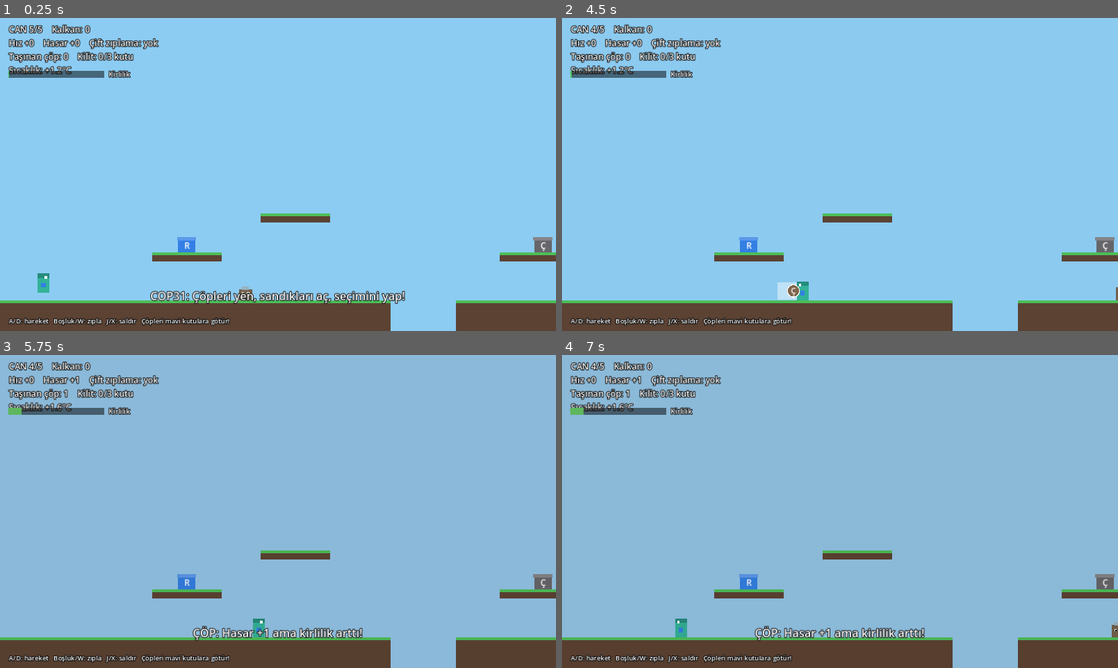
Above: before the commit, frames 1-4 (two rows, left to right).
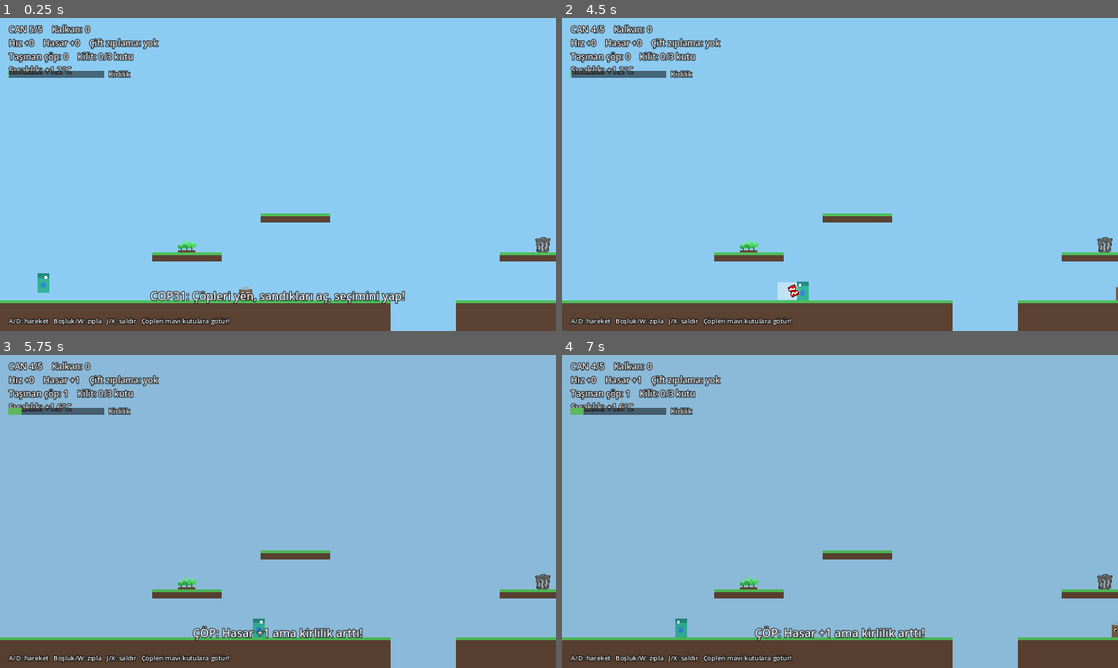
Above: after the commit, the same moments.

Repository: yagmur991/cop
Game: Godot game, scene res://main.tscn
The game is run twice, just before and just after one commit, with the same random seed, the same clock (stepped at 60 frames per second) and the same inputs.
Inputs:
- Up to frame 1 (0.25 s): no input
- Up to frame 2 (4.5 s): tap Enter (ui_accept) at 0.5 s; hold D (right) 0.53-2.03 s; tap Space (jump) at 0.6, 0.77, 1.07, 1.52, 1.55, 1.82, 2.3, 3.02, 3.05, 3.32, 3.6, 3.77, 4.07 s; tap J (attack) at 1.35, 4.35 s; hold A (left) 2.03-2.78 s; tap X at 2.1 s; hold D (right) 2.78-4.28 s; tap Z at 2.85 s; hold A (left) from 4.28 s (still down)
- Up to frame 3 (5.75 s): tap Space (jump) at 4.52, 4.55, 4.82, 5.3 s; release A (left) at 5.03 s; hold D (right) from 5.03 s (still down); tap X at 5.1 s
- Up to frame 4 (7 s): release D (right) at 5.78 s; hold A (left) from 5.78 s (still down); tap Z at 5.85 s; tap Space (jump) at 6.02, 6.05, 6.32, 6.6, 6.77 s

The runs differ from the first frame. In frame 1, 0.3% of the frame differs, in the area x 31-100%, y 70-75%; in frame 2, 0.4%, in the area x 31-100%, y 70-90%; in frame 3, 0.3%; in frame 4, 0.3%.

Commit message:
sprite added

Diff:
--- a/scripts/boss.gd
+++ b/scripts/boss.gd
@@ -6,6 +6,7 @@
 
 const ItemS = preload("res://scripts/item.gd")
 const ProjS = preload("res://scripts/projectile.gd")
+const MIN_HITS := 6   # boss en az bu kadar vuruşta ölür (hasar yükseltmeleri ne olursa olsun)
 
 var boss_id := "plastic"
 var max_hp := 12
@@ -131,7 +132,7 @@
     hit_cd = 0.35
     flash = 0.2
     hits += 1
-    hp -= 1 + int(GameState.upgrades["damage"])
+    hp -= mini(1 + int(GameState.upgrades["damage"]), ceili(float(max_hp) / MIN_HITS))
     if hits % 3 == 0:
         var it := ItemS.new()
         it.kind = "recycle" if randf() < 0.5 else "trash"
--- a/scripts/chest.gd
+++ b/scripts/chest.gd
@@ -5,6 +5,9 @@
 
 var kind := "recycle"   # recycle = güvenli, az item | trash = riskli, çok item
 var opened := false
+var sprite: Sprite2D
+var pending := 0       # saplings from this chest not yet picked up
+var grown := false     # true once all saplings are picked up -> grown tree
 
 
 func _ready() -> void:
@@ -16,26 +19,80 @@
     cs.shape = r
     cs.position = Vector2(0, -16)
     add_child(cs)
+    if kind == "trash":
+        sprite = Sprite2D.new()
+        sprite.texture = preload("res://assets/Sprite-0001-Sheet.png")
+        sprite.scale = Vector2(0.6, 0.6)    # 64x64 -> ~38x38
+        sprite.position = Vector2(0, -19)   # origin is bottom-middle
+        add_child(sprite)
 
 
 func open() -> void:
     if opened:
         return
     opened = true
+    if sprite:
+        sprite.modulate = Color(0.5, 0.5, 0.5)
     queue_redraw()
     var n := 2 if kind == "recycle" else 3
+    if kind == "recycle":
+        pending = n
     for i in n:
         var it := ItemS.new()
         it.kind = kind
+        if kind == "recycle":
+            it.source = self
         it.position = position + Vector2((i - (n - 1) / 2.0) * 32.0, -48)
         get_parent().call_deferred("add_child", it)
 
 
+func item_taken() -> void:
+    pending -= 1
+    if pending <= 0 and not grown:
+        grown = true
+        queue_redraw()
+
+
+func _leaf(base: Vector2, ang: float, length: float, wid: float, col: Color) -> void:
+    var dir := Vector2.from_angle(ang)
+    var nor := dir.orthogonal()
+    var pts := PackedVector2Array()
+    for i in range(0, 9):
+        var u := i / 8.0
+        pts.append(base + dir * length * u + nor * wid * sin(u * PI))
+    for i in range(7, 0, -1):
+        var u := i / 8.0
+        pts.append(base + dir * length * u - nor * wid * sin(u * PI))
+    draw_colored_polygon(pts, col)
+
+
+func _sapling(base: Vector2, k: float, dim: float) -> void:
+    # base = where the stem meets the soil, k = size, dim = 0.0 normal / 0.5 when opened
+    draw_line(base, base + Vector2(0, -13.0 * k), Color(0.25, 0.5, 0.2).darkened(dim), 3.0 * k)
+    _leaf(base + Vector2(0, -7.0 * k), -PI * 0.85, 13.0 * k, 5.0 * k, Color(0.2, 0.7, 0.3).darkened(dim))
+    _leaf(base + Vector2(0, -10.0 * k), -PI * 0.15, 13.0 * k, 5.0 * k, Color(0.3, 0.85, 0.4).darkened(dim))
+    _leaf(base + Vector2(0, -13.0 * k), -PI * 0.5, 12.0 * k, 4.0 * k, Color(0.4, 0.95, 0.5).darkened(dim))
+
+
 func _draw() -> void:
-    var col := Color(0.2, 0.5, 0.9) if kind == "recycle" else Color(0.4, 0.4, 0.42)
-    if opened:
-        col = col.darkened(0.5)
-    draw_rect(Rect2(-20, -32, 40, 32), col)
-    draw_rect(Rect2(-22, -36, 44, 8), col.lightened(0.2))
-    var label := "R" if kind == "recycle" else "Ç"
-    draw_string(ThemeDB.fallback_font, Vector2(-6, -9), label, HORIZONTAL_ALIGNMENT_LEFT, -1, 20, Color.WHITE)
+    if kind == "trash":
+        return   # drawn by the sprite
+    if grown:
+        _tree()
+        return
+    # recycle: a bunch of saplings on a soil bed
+    var dim := 0.5 if opened else 0.0
+    draw_rect(Rect2(-20, -6, 40, 6), Color(0.4, 0.28, 0.2).darkened(dim))
+    _sapling(Vector2(-12, -5), 0.8, dim)
+    _sapling(Vector2(12, -5), 0.9, dim)
+    _sapling(Vector2(0, -5), 1.0, dim)
+
+
+func _tree() -> void:
+    draw_rect(Rect2(-14, -4, 28, 4), Color(0.4, 0.28, 0.2))
+    draw_rect(Rect2(-6, -38, 12, 36), Color(0.42, 0.28, 0.18))
+    draw_rect(Rect2(-6, -38, 4, 36), Color(0.34, 0.22, 0.14))
+    draw_circle(Vector2(-17, -46), 16.0, Color(0.18, 0.55, 0.26))
+    draw_circle(Vector2(17, -46), 16.0, Color(0.18, 0.55, 0.26))
+    draw_circle(Vector2(0, -58), 22.0, Color(0.22, 0.65, 0.3))
+    draw_circle(Vector2(-6, -64), 12.0, Color(0.32, 0.8, 0.4))
--- a/scripts/enemy.gd
+++ b/scripts/enemy.gd
@@ -54,7 +54,7 @@
         return
     dead = true
     var it := ItemS.new()
-    it.kind = "recycle" if randf() < 0.5 else "trash"
+    it.kind = "trash"
     it.position = position + Vector2(0, -10)
     get_parent().call_deferred("add_child", it)
     queue_free()
--- a/scripts/game_state.gd
+++ b/scripts/game_state.gd
@@ -74,16 +74,16 @@
         match pick:
             "double_jump":
                 upgrades["double_jump"] = true
-                text = "GERİ DÖNÜŞÜM: Çift zıplama!"
+                text = "Fidan dikildi: Çift zıplama!"
             "speed":
                 upgrades["speed"] += 1
-                text = "GERİ DÖNÜŞÜM: Hız artışı!"
+                text = "Fidan dikildi: Hız artışı!"
             "shield":
                 upgrades["shield"] += 1
-                text = "GERİ DÖNÜŞÜM: Kalkan (1 hasarı emer)!"
+                text = "Fidan dikildi: Kalkan (1 hasarı emer)!"
             "heal":
                 hp = mini(hp + 1, max_hp)
-                text = "GERİ DÖNÜŞÜM: +1 can!"
+                text = "Fidan dikildi: +1 can!"
     else:
         trash_total += 1
         trash_stock += 1
--- a/scripts/item.gd
+++ b/scripts/item.gd
@@ -3,6 +3,8 @@
 
 var kind := "recycle"
 var t := 0.0
+var source: Node = null   # chest that dropped this sapling (optional)
+var variant := randi() % 2   # trash look: 0 = crushed cola can, 1 = crumpled paper
 
 
 func _ready() -> void:
@@ -19,6 +21,8 @@
 func _on_body(body: Node) -> void:
     if body.is_in_group("player"):
         GameState.apply_item(kind)
+        if is_instance_valid(source) and source.has_method("item_taken"):
+            source.item_taken()
         queue_free()
 
 
@@ -27,10 +31,67 @@
     queue_redraw()
 
 
+func _leaf(base: Vector2, ang: float, length: float, wid: float, col: Color) -> void:
+    var dir := Vector2.from_angle(ang)
+    var nor := dir.orthogonal()
+    var pts := PackedVector2Array()
+    for i in range(0, 9):
+        var u := i / 8.0
+        pts.append(base + dir * length * u + nor * wid * sin(u * PI))
+    for i in range(7, 0, -1):
+        var u := i / 8.0
+        pts.append(base + dir * length * u - nor * wid * sin(u * PI))
+    draw_colored_polygon(pts, col)
+
+
 func _draw() -> void:
     var bob := sin(t * 4.0) * 4.0
-    var col := Color(0.2, 0.8, 0.5) if kind == "recycle" else Color(0.5, 0.4, 0.3)
-    draw_circle(Vector2(0, bob), 14.0, col)
-    draw_arc(Vector2(0, bob), 14.0, 0, TAU, 24, Color.WHITE, 2.0)
-    var letter := "R" if kind == "recycle" else "Ç"
-    draw_string(ThemeDB.fallback_font, Vector2(-6, 6 + bob), letter, HORIZONTAL_ALIGNMENT_LEFT, -1, 18, Color.WHITE)
+    if kind == "recycle":
+        # Sapling: soft glow, soil, stem, three leaves
+        draw_circle(Vector2(0, bob), 16.0, Color(0.6, 1.0, 0.7, 0.22))
+        draw_rect(Rect2(-8, 10 + bob, 16, 4), Color(0.4, 0.28, 0.2))
+        draw_line(Vector2(0, 11 + bob), Vector2(0, -2 + bob), Color(0.25, 0.5, 0.2), 3.0)
+        _leaf(Vector2(0, 4 + bob), -PI * 0.85, 13.0, 5.0, Color(0.2, 0.7, 0.3))
+        _leaf(Vector2(0, 1 + bob), -PI * 0.15, 13.0, 5.0, Color(0.3, 0.85, 0.4))
+        _leaf(Vector2(0, -2 + bob), -PI * 0.5, 12.0, 4.0, Color(0.4, 0.95, 0.5))
+        return
+    draw_circle(Vector2(0, bob), 16.0, Color(1.0, 0.9, 0.7, 0.18))
+    if variant == 0:
+        _draw_can(bob)
+    else:
+        _draw_paper(bob)
+
+
+func _draw_can(bob: float) -> void:
+    draw_set_transform(Vector2(0, bob), -0.45, Vector2.ONE)
+    var body := PackedVector2Array([
+        Vector2(-8, -12), Vector2(8, -12), Vector2(9, -5), Vector2(5, 0), Vector2(9, 6),
+        Vector2(8, 12), Vector2(-8, 12), Vector2(-10, 5), Vector2(-6, 0), Vector2(-9, -4)])
+    draw_colored_polygon(body, Color(0.8, 0.12, 0.12))
+    draw_polyline(PackedVector2Array([Vector2(-8, -4), Vector2(-3, -7), Vector2(2, -2), Vector2(7, -5)]), Color.WHITE, 3.0)
+    draw_polyline(PackedVector2Array([Vector2(-8, 6), Vector2(-3, 3), Vector2(2, 8), Vector2(7, 5)]), Color.WHITE, 3.0)
+    draw_line(Vector2(-6, 0), Vector2(5, 0), Color(0.45, 0.05, 0.05), 2.0)
+    draw_rect(Rect2(-8, -14, 16, 3), Color(0.8, 0.8, 0.84))
+    draw_rect(Rect2(-8, 11, 16, 2), Color(0.65, 0.65, 0.7))
+    draw_circle(Vector2(1, -13), 2.0, Color(0.55, 0.55, 0.6))
+    draw_polyline(body + PackedVector2Array([body[0]]), Color(0.35, 0.04, 0.04), 1.5)
+    draw_set_transform(Vector2.ZERO, 0.0, Vector2.ONE)
+
+
+func _draw_paper(bob: float) -> void:
+    draw_set_transform(Vector2(0, bob), 0.3, Vector2.ONE)
+    var radii := [12.0, 9.5, 13.0, 10.0, 12.5, 9.0, 13.0, 10.5, 12.0, 9.5]
+    var pts := PackedVector2Array()
+    for i in 10:
+        pts.append(Vector2.from_angle(i * TAU / 10.0) * radii[i])
+    draw_colored_polygon(pts, Color(0.94, 0.93, 0.86))
+    draw_colored_polygon(PackedVector2Array([Vector2(2, -1), Vector2(6, 6), Vector2(-4, 7)]), Color(0.8, 0.78, 0.7))
+    draw_colored_polygon(PackedVector2Array([Vector2(-7, -3), Vector2(-2, -8), Vector2(2, -1)]), Color(0.86, 0.85, 0.78))
+    var fold := Color(0.5, 0.48, 0.42)
+    draw_line(Vector2(-6, -3), Vector2(2, -1), fold, 1.2)
+    draw_line(Vector2(2, -1), Vector2(7, -7), fold, 1.2)
+    draw_line(Vector2(-2, -1), Vector2(-4, 7), fold, 1.2)
+    draw_line(Vector2(2, -1), Vector2(5, 6), fold, 1.2)
+    draw_line(Vector2(-8, 3), Vector2(-1, 2), fold, 1.2)
+    draw_polyline(pts + PackedVector2Array([pts[0]]), Color(0.45, 0.43, 0.38), 1.5)
+    draw_set_transform(Vector2.ZERO, 0.0, Vector2.ONE)
--- a/scripts/recycle_bin.gd
+++ b/scripts/recycle_bin.gd
@@ -7,40 +7,44 @@
 var need := 2
 var have := 0
 var done := false
+var sprite: Sprite2D
 
 
 func _ready() -> void:
-    collision_layer = 0
-    collision_mask = 8
-    var cs := CollisionShape2D.new()
-    var r := RectangleShape2D.new()
-    r.size = Vector2(56, 50)
-    cs.shape = r
-    cs.position = Vector2(0, -25)
-    add_child(cs)
+	collision_layer = 0
+	collision_mask = 8
+	var cs := CollisionShape2D.new()
+	var r := RectangleShape2D.new()
+	r.size = Vector2(56, 50)
+	cs.shape = r
+	cs.position = Vector2(0, -25)
+	add_child(cs)
+	sprite = Sprite2D.new()
+	sprite.texture = preload("res://assets/PlasticRecycleBin-Sheet.png")
+	sprite.scale = Vector2(0.4, 0.4)       # 128x160 -> ~51x64
+	sprite.position = Vector2(0, -32)      # origin is bottom-middle
+	add_child(sprite)
 
 
 func _physics_process(_delta: float) -> void:
-    if done or GameState.trash_stock <= 0:
-        return
-    for b in get_overlapping_bodies():
-        if b.is_in_group("player"):
-            var n := mini(GameState.trash_stock, need - have)
-            if n > 0:
-                have += n
-                GameState.deposit(n)
-                queue_redraw()
-                GameState.item_collected.emit("Geri dönüştürüldü! %d/%d (kirlilik düştü)" % [have, need])
-                if have >= need:
-                    done = true
-                    activated.emit()
-            break
+	if done or GameState.trash_stock <= 0:
+		return
+	for b in get_overlapping_bodies():
+		if b.is_in_group("player"):
+			var n := mini(GameState.trash_stock, need - have)
+			if n > 0:
+				have += n
+				GameState.deposit(n)
+				queue_redraw()
+				GameState.item_collected.emit("Geri dönüştürüldü! %d/%d (kirlilik düştü)" % [have, need])
+				if have >= need:
+					done = true
+					sprite.modulate = Color(0.6, 1.0, 0.6)
+					activated.emit()
+			break
 
 
 func _draw() -> void:
-    var col := Color(0.2, 0.8, 0.4) if done else Color(0.2, 0.5, 0.9)
-    draw_rect(Rect2(-28, -50, 56, 50), col)
-    draw_rect(Rect2(-32, -58, 64, 8), col.lightened(0.2))
-    var f := ThemeDB.fallback_font
-    draw_string(f, Vector2(-14, -18), "%d/%d" % [have, need], HORIZONTAL_ALIGNMENT_LEFT, -1, 20, Color.WHITE)
-    draw_string(f, Vector2(-42, -66), "GERİ DÖNÜŞÜM", HORIZONTAL_ALIGNMENT_LEFT, -1, 12, Color.WHITE)
+	var f := ThemeDB.fallback_font
+	draw_string(f, Vector2(-14, -70), "%d/%d" % [have, need], HORIZONTAL_ALIGNMENT_LEFT, -1, 20, Color.WHITE)
+	draw_string(f, Vector2(-42, -88), "GERİ DÖNÜŞÜM", HORIZONTAL_ALIGNMENT_LEFT, -1, 12, Color.WHITE)
Binary file added: assets/PlasticRecycleBin-Sheet.png
Not shown, added: assets/PlasticRecycleBin-Sheet.png.import
Binary file added: assets/Sprite-0001-Sheet.png
Not shown, added: assets/Sprite-0001-Sheet.png.import
Not shown, added: scripts/boss.gd.uid
Not shown, added: scripts/chest.gd.uid
Not shown, added: scripts/enemy.gd.uid
Not shown, added: scripts/game_state.gd.uid
Not shown, added: scripts/gate.gd.uid
Not shown, added: scripts/hud.gd.uid
Not shown, added: scripts/item.gd.uid
Not shown, added: scripts/main.gd.uid
(and 4 more such lines)
